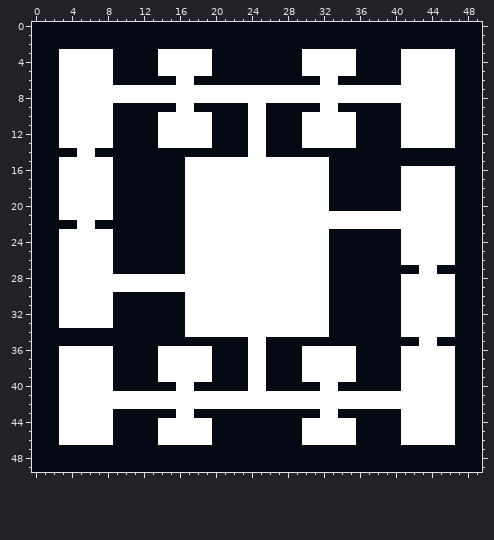
Two versions of one pixel-art sprite, images/exp_house.png. The first picture shows the starting point.
The file is 50x50 pixels.
The result:
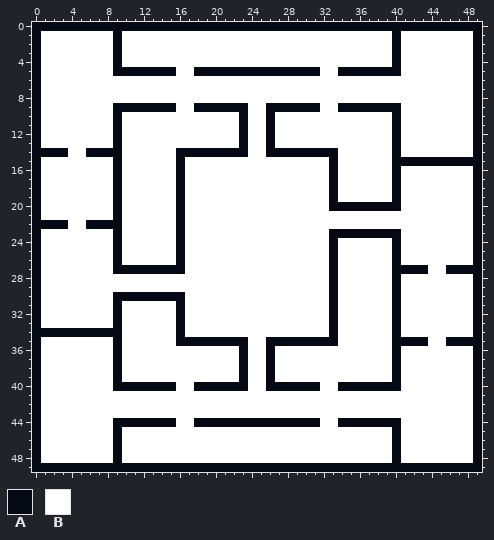
Palette (. is transparent): A #050914  B #ffffff
Changes in this commit:
The author changed colour B to colour A in row 5 at x 14 to 15, 18 to 19, 30 to 31 and 34 to 35; in row 14 at x 6; in row 22 at x 6; in row 27 at x 43; in row 35 at x 43; in row 44 at x 14 to 15, 18 to 19, 30 to 31 and 34 to 35.
The author changed colour A to colour B in rows 1 to 2 at x 1 to 8, 10 to 39 and 41 to 48; in rows 3 to 4 at x 1 to 2, 10 to 13, 20 to 29, 36 to 39 and 47 to 48; in row 5 at x 1 to 2 and 47 to 48; in row 6 at x 1 to 2, 9 to 15, 18 to 31, 34 to 40 and 47 to 48; in rows 7 to 9 at x 1 to 2 and 47 to 48; in rows 10 to 13 at x 1 to 2, 10 to 13, 20 to 22, 27 to 29, 36 to 39 and 47 to 48.
The author changed colour A to colour B in row 14 at x 4, 10 to 15, 34 to 39 and 41 to 48; in row 15 at x 1 to 2, 10 to 15 and 34 to 39; in rows 16 to 19 at x 1 to 2, 10 to 15, 34 to 39 and 47 to 48; in rows 20 to 21 at x 1 to 2, 10 to 15 and 47 to 48; in row 22 at x 4, 10 to 15 and 47 to 48; in row 23 at x 1 to 2, 10 to 15 and 47 to 48.
The author changed colour A to colour B in rows 24 to 26 at x 1 to 2, 10 to 15, 34 to 39 and 47 to 48; in row 27 at x 1 to 2, 34 to 39 and 45; in rows 28 to 30 at x 1 to 2, 34 to 39 and 47 to 48; in rows 31 to 33 at x 1 to 2, 10 to 15, 34 to 39 and 47 to 48; in row 34 at x 10 to 15, 34 to 39 and 47 to 48; in row 35 at x 1 to 8, 10 to 15, 34 to 39 and 45.
The author changed colour A to colour B in rows 36 to 39 at x 1 to 2, 10 to 13, 20 to 22, 27 to 29, 36 to 39 and 47 to 48; in rows 40 to 42 at x 1 to 2 and 47 to 48; in row 43 at x 1 to 2, 9 to 15, 18 to 31, 34 to 40 and 47 to 48; in row 44 at x 1 to 2 and 47 to 48; in rows 45 to 46 at x 1 to 2, 10 to 13, 20 to 29, 36 to 39 and 47 to 48; in rows 47 to 48 at x 1 to 8, 10 to 39 and 41 to 48.
Where, in picture pixels (left, top, right, bottom), the same in both pictures:
changed: (41, 31, 473, 463)
